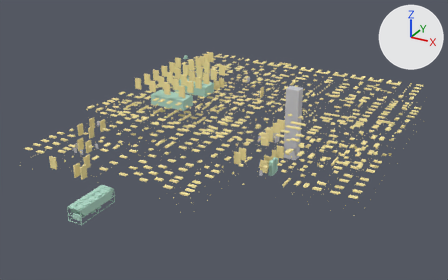
An edit to the glTF model public/reference-buildings/bs-medical-dental-clinic/electrical.glb, drawn before and after from the same camera.
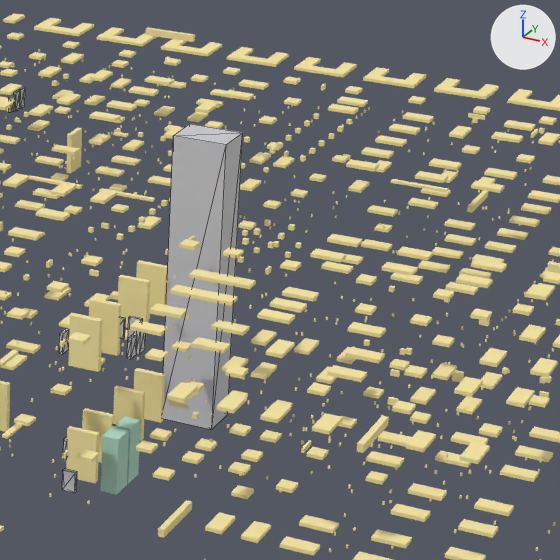
Each version appears first whole from a 50 mm camera at (19.1, -61.7, 43.4) aimed at (-26.8, 21.8, 1.6), and next in a close-up on the part from 54% to 85% of the width and 20% to 69% of the height. Arrows for +X, +Y and +Z are at upper right; the lights stay in place. The last two pictures show the newer version. The close-ups show mesh edges as thin lines. Vertices at exactly the same position are counted once.

In view in the first close-up: 'equipment', 'plant', 'terminal'.
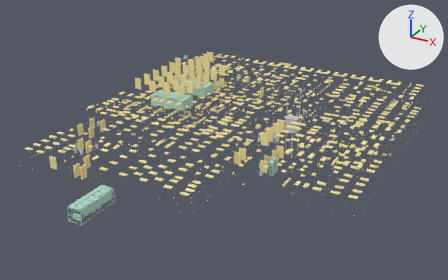
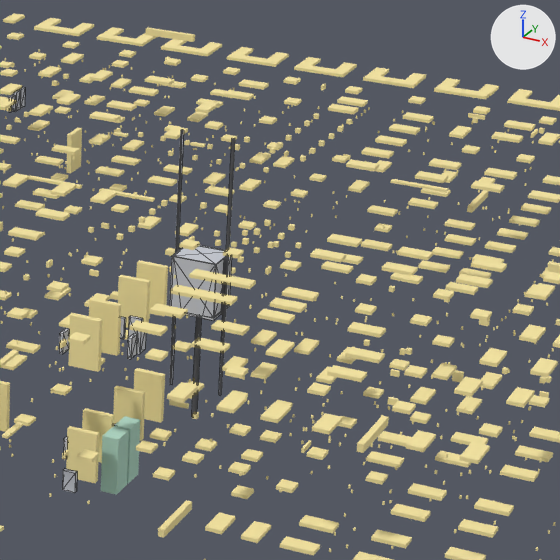
Changed parts and their boxes (x1, y1, x2, y2) in the close-ups (560 x 560 px; the box of a moved part takes in the faces that stretch with it):
'equipment', reshaped: before (9, 87, 243, 493); after (9, 87, 235, 493)
part 1 of me_equipment, added: after (192, 317, 201, 413)
part 2 of me_equipment, added: after (170, 245, 232, 321)
part 3 of me_equipment, added: after (221, 257, 226, 315)
part 4 of me_equipment, added: after (219, 138, 235, 395)
part 5 of me_equipment, added: after (170, 130, 184, 384)
part 6 of me_equipment, moved or reshaped: before (59, 124, 243, 492); after (59, 317, 143, 492)
part 7 of me_equipment, moved or reshaped: (9, 87, 25, 112) in both

What the commit changed:
me_equipment is used by ob_equipment; location (0.0, 0.0, 0.0).
me_equipment had 232 vertices, 348 faces and spanned x -51.1..-15.3, y 7.2..54.3, z -1.2..11.0.
me_equipment now has 622 vertices, 1116 faces and spans x -51.1..-15.3, y 7.2..54.3, z -1.2..11.0.
me_equipment part 1: a new loose piece of 292 vertices spanning x -16.7..-16.5, y 26.5..26.7, z -1.2..3.6, in mat_equipment (light grey #c8cbd4).
me_equipment part 2: a new loose piece of 34 vertices spanning x -17.5..-15.6, y 25.8..27.4, z 3.6..6.0, in mat_equipment (light grey #c8cbd4).
me_equipment part 3: a new loose piece of 16 vertices spanning x -15.6, y 26.6..26.7, z 3.6..6.0, in mat_equipment (light grey #c8cbd4).
me_equipment part 4: a new loose piece of 16 vertices spanning x -15.6..-15.5, y 26.6..26.7, z 0.0..11.0, in mat_equipment (light grey #c8cbd4).
me_equipment part 5: a new loose piece of 16 vertices spanning x -17.7..-17.6, y 26.6..26.7, z 0.0..11.0, in mat_equipment (light grey #c8cbd4).
Part 6, on me_equipment:
8 vertices are removed from x -17.7..-15.5, y 25.8..27.5, z -1.2..11.0.
98 faces are deleted.
86 new faces join them.
Part 7, on me_equipment:
88 faces are deleted.
88 new faces join them.
Other edits to the shape of me_equipment do not show in these pictures.
